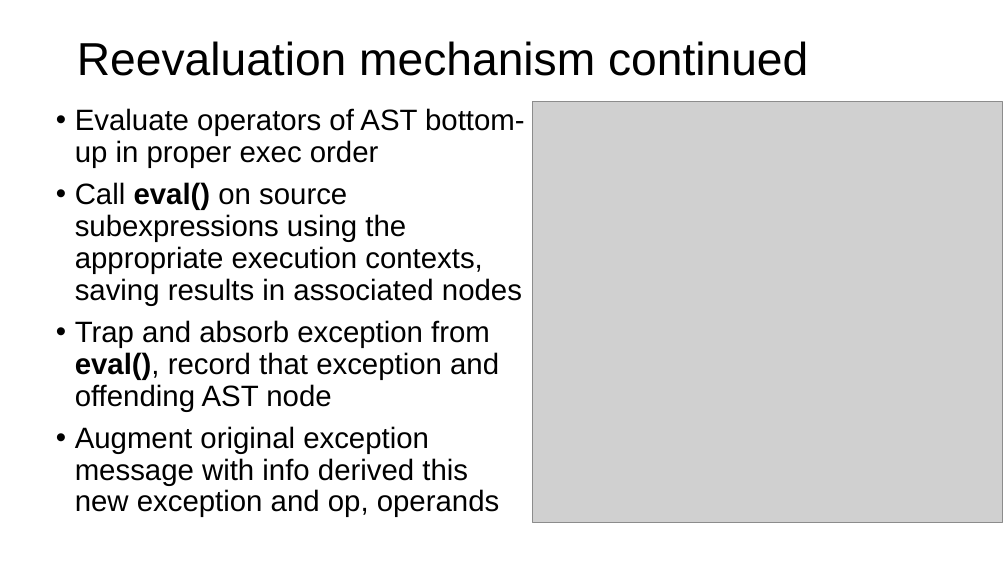
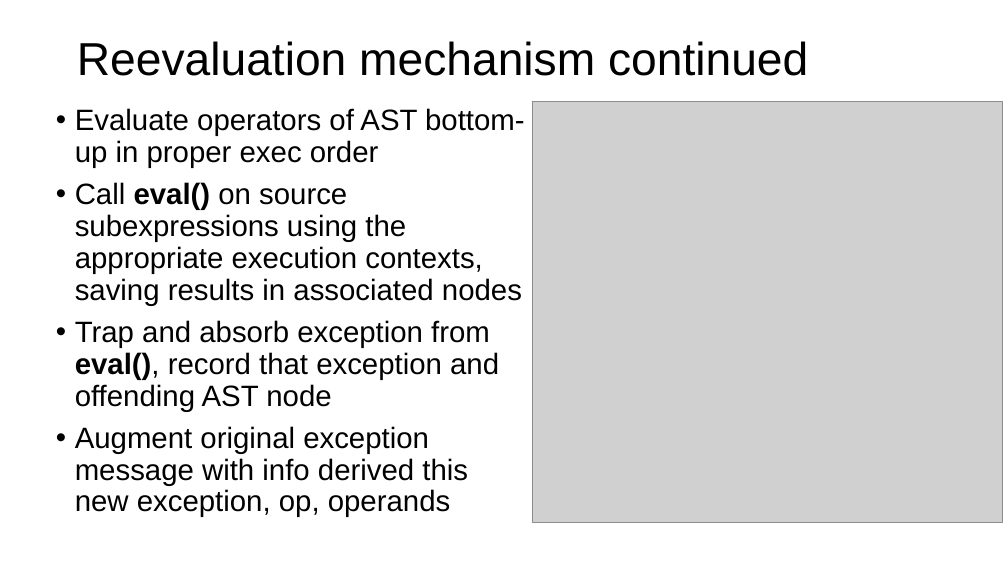
Before and after one commit to parrt/tensor-sensor, a slide deck: slide 16 of talks/strumenta/tensor-sensor.pptx (slide 13 before the commit). Drawn at 1008x567 pixels with LibreOffice and Linux fonts; fonts in the diff are those of the drawing; grey boxes stand for pictures; background and template pictures are left out. Boxes give left, top, right and bottom in pixels: in the first picture for what was removed or moved away, otherwise in the second. Text is boxed around its words. In the diff, an @@ line names an element or a change of style, - is before the commit and + after.

```diff
--- a/talks/strumenta/tensor-sensor.pptx
+++ b/talks/strumenta/tensor-sensor.pptx
@@ text at (75, 426, 468, 517): text changed @@
-• Augment original exception message with info derived this new exception and op, operands
+• Augment original exception message with info derived this new exception, op, operands
```
Also in this commit, not shown: 13 other slides changed, 4 slides added, 1 slide removed, 1 other file.
